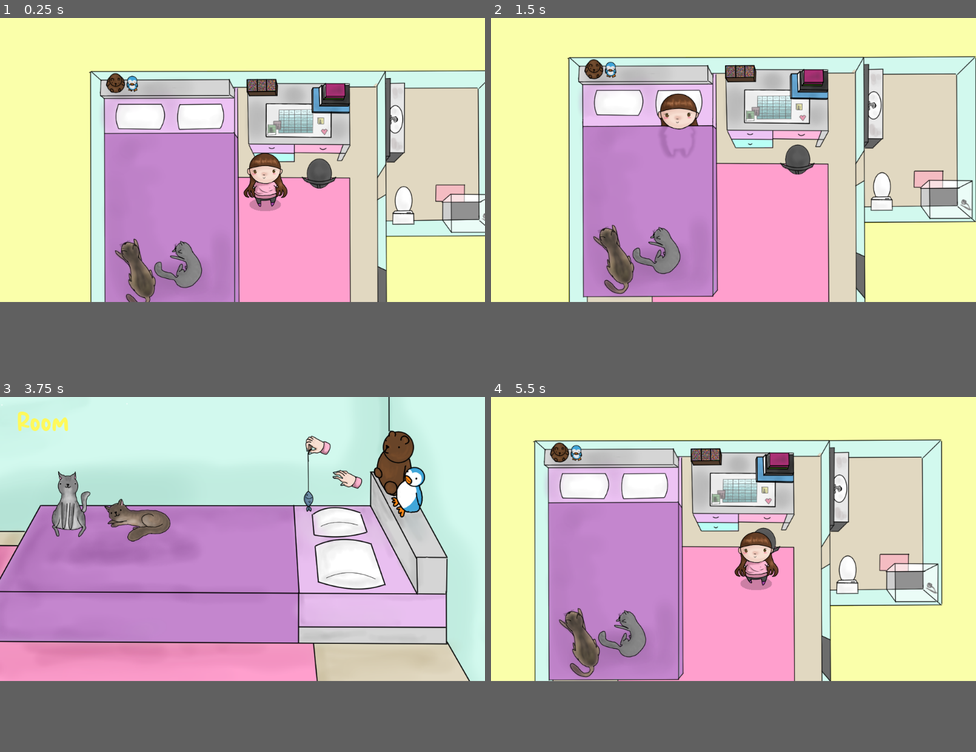
Above: before the commit, frames 1-4 (two rows, left to right).
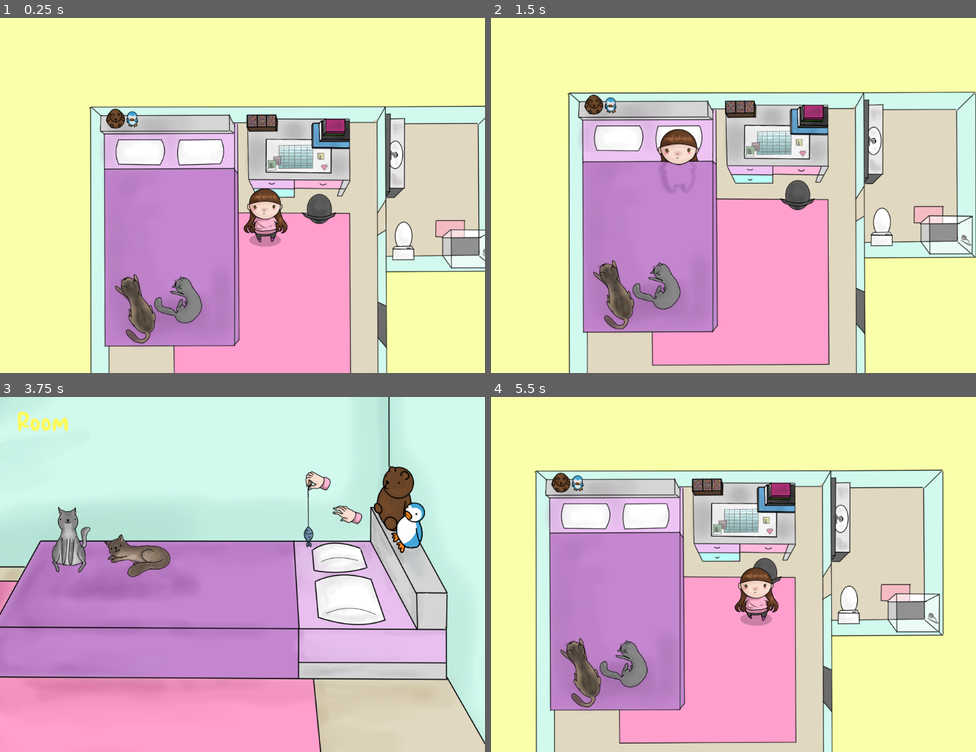
Above: after the commit, the same moments.

Repository: A-Walrus/Jessy
Game: Godot game, scene res://Scenes/World.tscn
Same seed, same stepped clock (60 frames per second), same inputs: the game is played once before the commit and once after it.
Inputs (mouse positions are in pixels of both pictures, inside the frame that each line leads up to):
- Up to frame 1 (0.25 s): no input
- Up to frame 2 (1.5 s): tap Enter (ui_accept) at 0.5, 0.77, 0.8, 1.07 s; move the mouse to (660, 163) at 0.52 s; press the mouse at (660, 163) at 0.53 s; release the mouse at (660, 163) at 1.25 s; click "Sleep" at 1.25 s
- Up to frame 3 (3.75 s): tap Enter (ui_accept) at 2, 2.1, 2.27, 2.57, 2.75, 3.05 s; move the mouse to (145, 553) at 2.02 s; click (145, 553) at 2.3 s; move the mouse to (291, 475) at 2.77 s; press the mouse at (291, 475) at 2.78 s; move the mouse to (160, 649) at 3.52 s; release the mouse at (160, 649) at 3.53 s; click (160, 649) at 3.6 s
- Up to frame 4 (5.5 s): tap Enter (ui_accept) at 3.77, 4.07, 5, 5.1, 5.27 s; click "Room" at 4.25 s; move the mouse to (879, 581) at 5.02 s; click (879, 581) at 5.17 s
In our replay, the window is 800x468 before the commit and 800x585 after it. These sizes can differ from the game's own. Grey fills any space a smaller window leaves; there, only what the larger window draws over its background counts as a difference.

The runs differ from the first frame. In frame 1, 41% of the frame differs, in the area x 18-100%, y 14-100%; in frame 2, 42%, in the area x 15-100%, y 10-100%; in frame 3, 39%; in frame 4, 42%.

Commit message:
Shower + resolution

Diff:
--- a/Jessy/Navigation2D.gd
+++ b/Jessy/Navigation2D.gd
@@ -55,3 +55,7 @@
 	# We don't need it in this example as it corresponds to the character's position.
 	path.remove(0)
 	set_process(true)
+
+
+func _on_Area2D_input_event(viewport, event, shape_idx):
+	get_tree().change_scene("res://Scenes/Shower.tscn")
--- /dev/null
+++ b/Jessy/Scenes/Shower.tscn
@@ -0,0 +1,33 @@
+[gd_scene load_steps=7 format=2]
+
+[ext_resource path="res://Art/Temp/JESSY.BATHROOM.png" type="Texture" id=1]
+[ext_resource path="res://Art/Temp/JESSY.SHOWER2.png" type="Texture" id=2]
+[ext_resource path="res://Art/Temp/JESSY.SHOWER3.png" type="Texture" id=3]
+[ext_resource path="res://Art/Temp/JESSY.SHOWER1.png" type="Texture" id=4]
+[ext_resource path="res://Showerr.gd" type="Script" id=5]
+
+
+[sub_resource type="SpriteFrames" id=1]
+animations = [ {
+"frames": [ ExtResource( 1 ) ],
+"loop": true,
+"name": "off",
+"speed": 5.0
+}, {
+"frames": [ ExtResource( 4 ), ExtResource( 2 ), ExtResource( 3 ) ],
+"loop": true,
+"name": "on",
+"speed": 5.0
+} ]
+
+[node name="Showerr" type="Node2D"]
+script = ExtResource( 5 )
+
+[node name="AnimatedSprite" type="AnimatedSprite" parent="."]
+frames = SubResource( 1 )
+animation = "off"
+playing = true
+
+[node name="Camera2D" type="Camera2D" parent="."]
+current = true
+zoom = Vector2( 1.5, 1.5 )
--- a/Jessy/Scenes/World.tscn
+++ b/Jessy/Scenes/World.tscn
@@ -24,6 +24,7 @@
 [ext_resource path="res://TitleP.gd" type="Script" id=22]
 [ext_resource path="res://Call.gd" type="Script" id=23]
 [ext_resource path="res://p.gd" type="Script" id=24]
+[ext_resource path="res://shower.gd" type="Script" id=25]
 
 [sub_resource type="SpriteFrames" id=1]
 animations = [ {
@@ -50,11 +51,6 @@
 "name": "idle",
 "speed": 5.0
 }, {
-"frames": [ ExtResource( 3 ), ExtResource( 7 ) ],
-"loop": true,
-"name": "walk",
-"speed": 7.0
-}, {
 "frames": [ ExtResource( 17 ), ExtResource( 16 ) ],
 "loop": true,
 "name": "bWalk",
@@ -64,6 +60,11 @@
 "loop": true,
 "name": "bIdle",
 "speed": 5.0
+}, {
+"frames": [ ExtResource( 3 ), ExtResource( 7 ) ],
+"loop": true,
+"name": "walk",
+"speed": 7.0
 } ]
 
 [sub_resource type="RectangleShape2D" id=4]
@@ -80,6 +81,9 @@
 
 [sub_resource type="RectangleShape2D" id=8]
 extents = Vector2( 123.005, 97.4004 )
+
+[sub_resource type="RectangleShape2D" id=9]
+extents = Vector2( 75.8043, 53.6985 )
 
 [node name="World" type="Node"]
 
@@ -168,6 +172,15 @@
 position = Vector2( -503.828, -26.8261 )
 shape = SubResource( 8 )
 
+[node name="shower" type="Node2D" parent="."]
+script = ExtResource( 25 )
+
+[node name="Area2D" type="Area2D" parent="shower"]
+
+[node name="CollisionShape2D" type="CollisionShape2D" parent="shower/Area2D"]
+position = Vector2( 307.801, -182.401 )
+shape = SubResource( 9 )
+
 [node name="CanvasLayer" type="CanvasLayer" parent="."]
 
 [node name="UI" type="Control" parent="CanvasLayer"]
@@ -199,9 +212,9 @@
 [node name="Bed" type="Control" parent="CanvasLayer/UI/Center"]
 visible = false
 margin_left = 512.0
-margin_top = 300.0
+margin_top = 375.0
 margin_right = 512.0
-margin_bottom = 300.0
+margin_bottom = 375.0
 __meta__ = {
 "_edit_use_anchors_": false
 }
@@ -601,6 +614,7 @@
 [connection signal="input_event" from="Bed/Click" to="Bed" method="_on_Click_input_event"]
 [connection signal="input_event" from="Drawer/Area2D" to="Drawer" method="_on_Area2D_input_event"]
 [connection signal="input_event" from="Cats" to="Cats" method="_on_Cats_input_event"]
+[connection signal="input_event" from="shower/Area2D" to="shower" method="_on_Area2D_input_event"]
 [connection signal="pressed" from="CanvasLayer/UI/Center/Bed/V/sleep" to="CanvasLayer/UI" method="_on_sleep_pressed"]
 [connection signal="pressed" from="CanvasLayer/UI/Center/Bed/V/computer" to="CanvasLayer/UI" method="_on_computer_pressed"]
 [connection signal="pressed" from="CanvasLayer/UI/Center/Bed/V/phone" to="CanvasLayer/UI" method="_on_phone_pressed"]
--- /dev/null
+++ b/Jessy/Showerr.gd
@@ -0,0 +1,8 @@
+extends Node2D
+
+func _input(event):
+	if Input.is_action_just_pressed("click"):
+		if($AnimatedSprite.animation=="off"):
+			$AnimatedSprite.animation="on"
+		else:
+			get_tree().change_scene("res://Scenes/World.tscn")
--- a/Jessy/project.godot
+++ b/Jessy/project.godot
@@ -22,6 +22,10 @@
 
 Globals="*res://globals.gd"
 
+[display]
+
+window/size/height=750
+
 [input]
 
 click={
--- /dev/null
+++ b/Jessy/shower.gd
@@ -0,0 +1,7 @@
+extends Node2D
+
+
+
+func _on_Area2D_input_event(viewport, event, shape_idx):
+	if Input.is_action_just_pressed("click"):
+		get_tree().change_scene("res://Scenes/Shower.tscn")
Binary file added: Jessy/Art/Temp/JESSY.ARAD.png
Not shown, added: Jessy/Art/Temp/JESSY.ARAD.png.import
Binary file added: Jessy/Art/Temp/JESSY.AVITAL.png
Not shown, added: Jessy/Art/Temp/JESSY.AVITAL.png.import
Binary file added: Jessy/Art/Temp/JESSY.BATHROOM.png
Not shown, added: Jessy/Art/Temp/JESSY.BATHROOM.png.import
Binary file added: Jessy/Art/Temp/JESSY.BEDD.png
Not shown, added: Jessy/Art/Temp/JESSY.BEDD.png.import
Binary file added: Jessy/Art/Temp/JESSY.BOTHER PEOPLEE.png
Not shown, added: Jessy/Art/Temp/JESSY.BOTHER PEOPLEE.png.import
Binary file added: Jessy/Art/Temp/JESSY.GUY.png
Not shown, added: Jessy/Art/Temp/JESSY.GUY.png.import
(and 30 more such lines)
